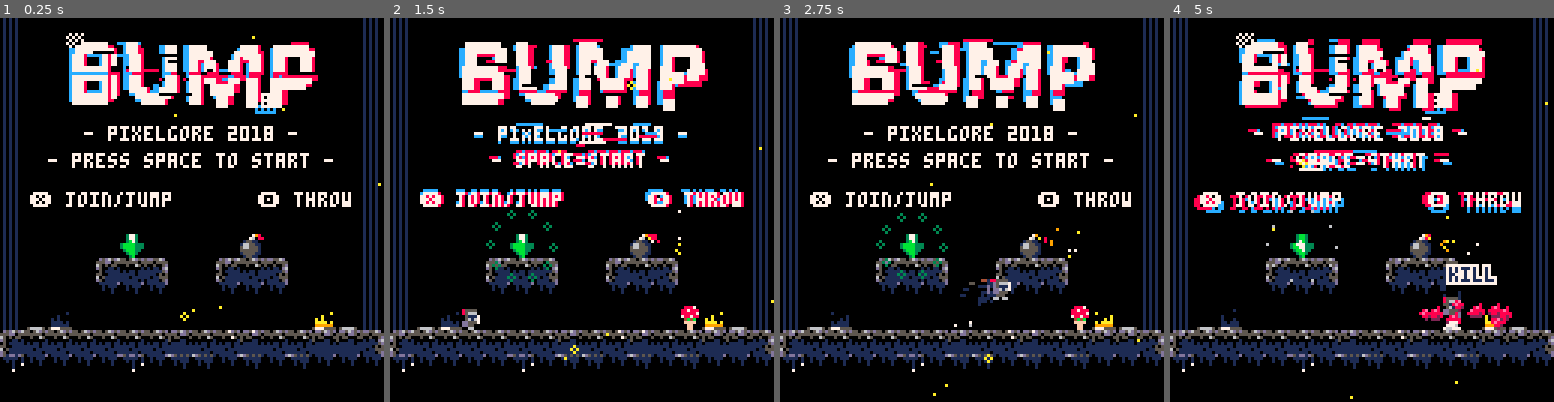
Above: before the commit, frames 1-4 (left to right).
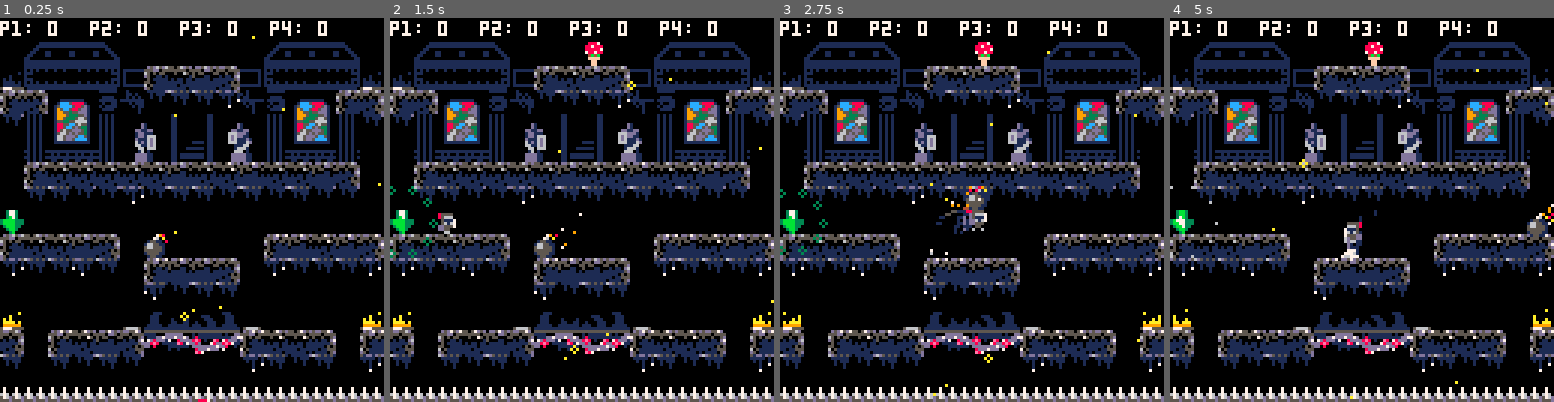
Above: after the commit, the same moments.

Repository: wesen/carts
Game: PICO-8 cartridge games/bump/bump.p8
Same seed, same stepped clock (60 frames per second), same inputs: the game is played once before the commit and once after it.
Inputs:
- Up to frame 1 (0.25 s): no input
- Up to frame 2 (1.5 s): tap X (X key) at 0.33, 1.07 s; tap O (Z key) at 0.7 s
- Up to frame 3 (2.75 s): hold Right 1.6-2.1 s; tap O (Z key) at 1.7, 2.1, 2.5 s; tap X (X key) at 1.85 s; hold Up 2.15-2.42 s; hold Right from 2.47 s (still down)
- Up to frame 4 (5 s): tap O (Z key) every 0.4 s from 2.9 to 4.9 s; tap X (X key) at 2.97, 4.08 s; release Right at 3.03 s; hold Left 3.08-3.58 s; hold Down 3.63-3.97 s; hold Right 4.02-4.68 s; hold Up from 4.73 s (still down)

The runs differ from the first frame. In frame 1, 44% of the frame differs, in the area x 0-100%, y 0-100%; in frame 2, 47%; in frame 3, 46%; in frame 4, 49%.

Commit message:
Marginally better bomb handling

Diff:
--- a/games/bump/bomb.lua
+++ b/games/bump/bomb.lua
@@ -68,7 +68,7 @@
  self.is_thrown=false
  self.is_solid=false
  self.player=player
- self.time=5
+ self.time=10
  self.name="bomb"
 end)
 
@@ -87,6 +87,23 @@
   if not self.is_solid and not solid and not actor then
    -- avoid a bomb getting stuck on a wall when thrown
    self.is_solid=true
+  end
+
+  if self.x<=0 then
+   self.spd_x=0
+   self.x=1
+  end
+  if self.y<=0 then
+   self.y=1
+   self.spd_y=0
+  end
+  if self.x>=119 then
+   self.x=119
+   self.spd_x=0
+  end
+  if self.y>=119 then
+   self.y=119
+   self.spd_y=0
   end
 
   local gravity=0.12
--- a/games/bump/bump.p8
+++ b/games/bump/bump.p8
@@ -937,8 +937,6 @@
  cls_actor._ctr(self,pos)
  -- players are handled separately
  add(players,self)
-
- self.name="player:"..tostr(input_port)..":"..tostr(player_cnt)
 
  self.ghosts={}
 
@@ -1258,6 +1256,7 @@
  if actor or solid then
   -- we're still solid, even though we shouldn't
   -- to avoid having the player stuck, we're just gonna kill him
+  printh("kill because actor "..tostr(actor).." solid "..tostr(solid))
   self:kill()
   sfx(1)
  end
@@ -1730,7 +1729,7 @@
  self.is_thrown=false
  self.is_solid=false
  self.player=player
- self.time=5
+ self.time=10
  self.name="bomb"
 end)
 
@@ -1749,6 +1748,23 @@
   if not self.is_solid and not solid and not actor then
    -- avoid a bomb getting stuck on a wall when thrown
    self.is_solid=true
+  end
+
+  if self.x<=0 then
+   self.spd_x=0
+   self.x=1
+  end
+  if self.y<=0 then
+   self.y=1
+   self.spd_y=0
+  end
+  if self.x>=119 then
+   self.x=119
+   self.spd_x=0
+  end
+  if self.y>=119 then
+   self.y=119
+   self.spd_y=0
   end
 
   local gravity=0.12
@@ -1831,7 +1847,7 @@
 mode_end=2
 mode_transition=3
 
-mode=mode_title
+mode=mode_game
 
 function make_transition(mid_cb,end_cb)
  add_cr(function()
@@ -1893,7 +1909,7 @@
 
 function _init()
  poke(0x5f2d,1)
- room=cls_room.init(v2(0,0),v2(16,16))
+ room=cls_room.init(v2(0,16),v2(16,16))
  room:spawn_player(p1_input)
  room:spawn_player(p2_input)
  -- room:spawn_player(p3_input)
--- a/games/bump/main.lua
+++ b/games/bump/main.lua
@@ -5,7 +5,7 @@
 mode_end=2
 mode_transition=3
 
-mode=mode_title
+mode=mode_game
 
 function make_transition(mid_cb,end_cb)
  add_cr(function()
@@ -67,7 +67,7 @@
 
 function _init()
  poke(0x5f2d,1)
- room=cls_room.init(v2(0,0),v2(16,16))
+ room=cls_room.init(v2(0,16),v2(16,16))
  room:spawn_player(p1_input)
  room:spawn_player(p2_input)
  -- room:spawn_player(p3_input)
--- a/games/bump/player.lua
+++ b/games/bump/player.lua
@@ -19,8 +19,6 @@
  cls_actor._ctr(self,pos)
  -- players are handled separately
  add(players,self)
-
- self.name="player:"..tostr(input_port)..":"..tostr(player_cnt)
 
  self.ghosts={}
 
@@ -340,6 +338,7 @@
  if actor or solid then
   -- we're still solid, even though we shouldn't
   -- to avoid having the player stuck, we're just gonna kill him
+  printh("kill because actor "..tostr(actor).." solid "..tostr(solid))
   self:kill()
   sfx(1)
  end
Not shown, changed: games/bump/TODO
